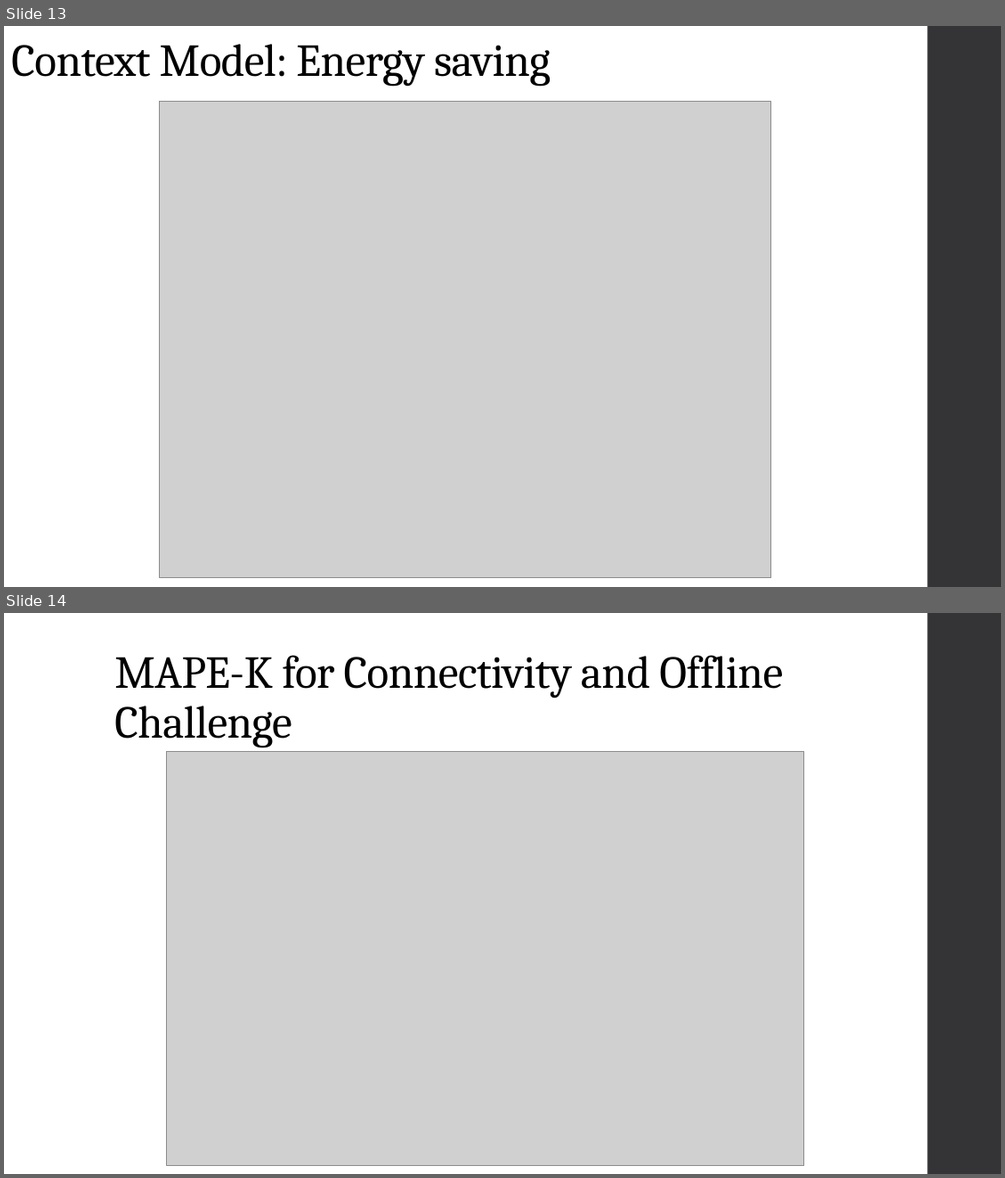
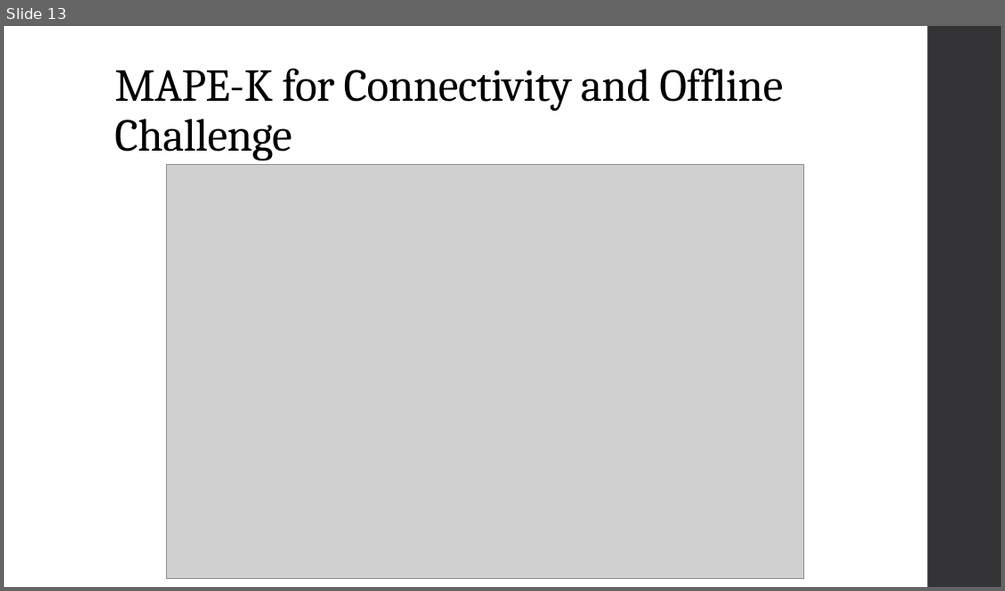
Before and after one commit to DmitryMI/EamaProject, a slide deck: Documentation/Adaptation concepts.pptx. Shown one above the other, each under a label of ours: slides 13 and 14 before the commit, slide 13 after it. The pictures are 1005x1178 and 1005x591 pixels, drawn with LibreOffice and Linux fonts; fonts in the diff are those of the drawing; grey boxes stand for pictures. Boxes give left, top, right and bottom in pixels: in the first picture for what was removed or moved away, otherwise in the second. Text is boxed around its words. In the diff, an @@ line names an element or a change of style, - is before the commit and + after.

```diff
--- a/Documentation/Adaptation concepts.pptx
+++ b/Documentation/Adaptation concepts.pptx
@@ slide 13 removed at (x1=4, y1=26, x2=1001, y2=587), background #FFFFFF; not listed: 1 template element that a slide beside it also shows @@
@@ title removed at (x1=11, y1=44, x2=550, y2=87) @@
-Context Model: Energy saving
@@ picture removed at (x1=160, y1=102, x2=771, y2=577) @@
@@ what was slide 14 is now slide 13 @@
```
Also in this commit, not shown: 1 slide changed, 3 other files.
